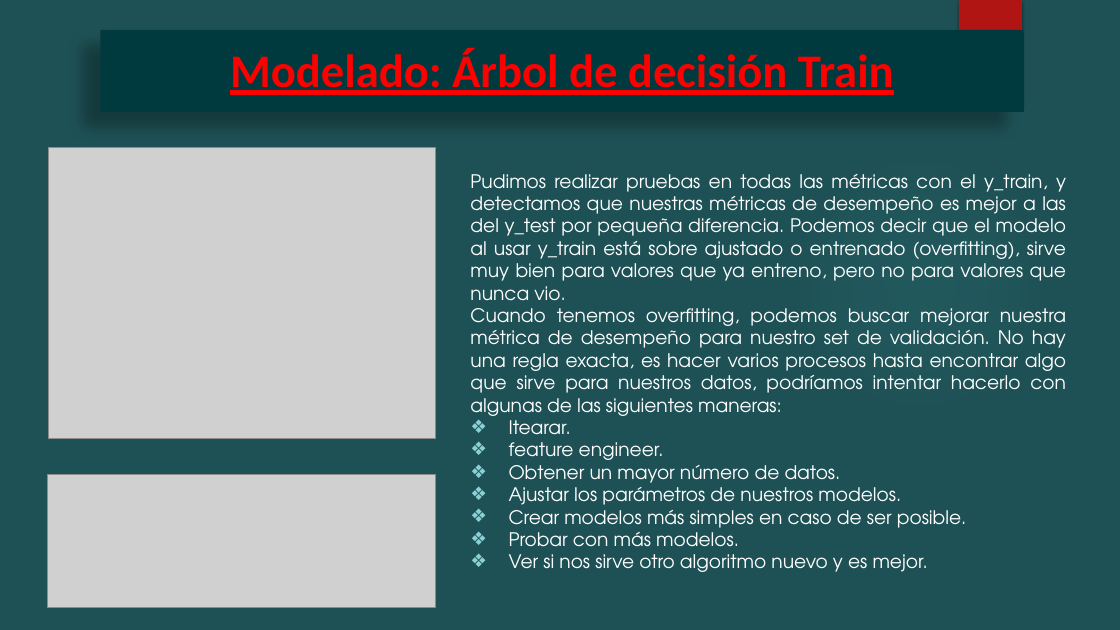
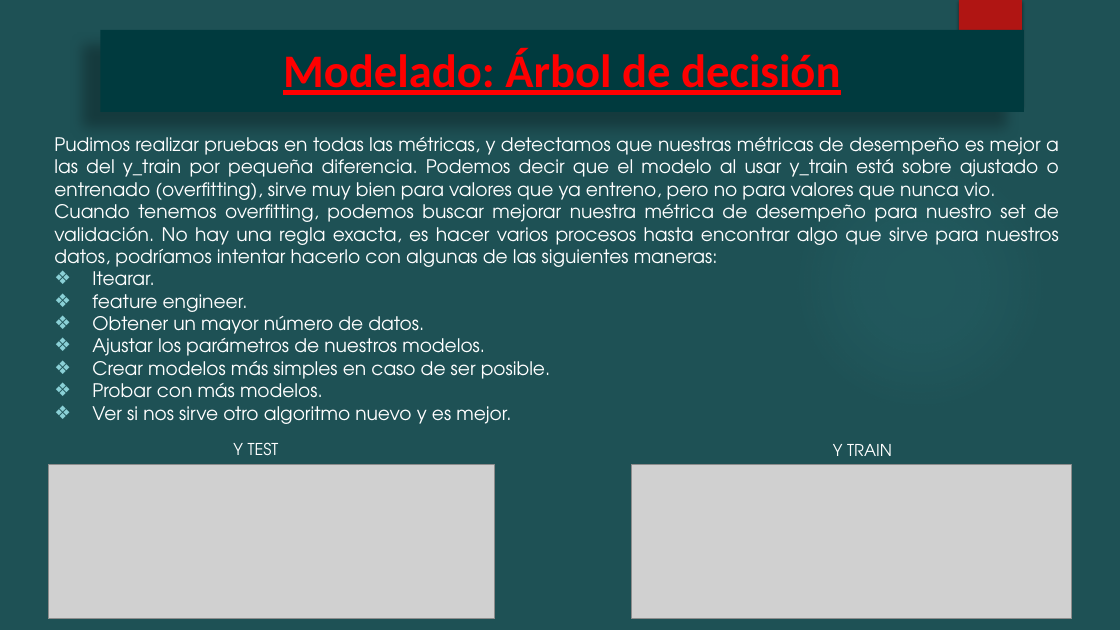
Before and after one commit to Augustobar1991/Proyecto-Coderhouse-Data-Science, a slide deck: slide 23 of Bank/Entrega/Modelado de Prestamos Personales Thera Bank.pptx (slide 21 before the commit). Drawn at 1120x630 pixels with LibreOffice and Linux fonts; fonts in the diff are those of the drawing; grey boxes stand for pictures; background and template pictures are left out. Boxes give left, top, right and bottom in pixels: in the first picture for what was removed or moved away, otherwise in the second. Text is boxed around its words. In the diff, an @@ line names an element or a change of style, - is before the commit and + after.

```diff
--- a/Bank/Entrega/Modelado de Prestamos Personales Thera Bank.pptx
+++ b/Bank/Entrega/Modelado de Prestamos Personales Thera Bank.pptx
@@ title at box(283, 48, 840, 95): text changed @@
-Modelado: Árbol de decisión Train
+Modelado: Árbol de decisión
@@ text "Pudimos realizar pruebas en todas ...": place and size @@
-text "Pudimos realizar pruebas en todas ..." at box(470, 174, 1066, 572)
+text "Pudimos realizar pruebas en todas ..." at box(54, 137, 1059, 424)
@@ picture removed at box(49, 148, 435, 439) @@
@@ text at box(54, 137, 1059, 205): text changed @@
-Pudimos realizar pruebas en todas las métricas con el y_train, y detectamos que nuestras métricas de desempeño es mejor a las del y_test por pequeña diferencia. Podemos decir que el modelo al usar y_train está sobre ajustado o entrenado (overfitting), sirve muy bien para valores que ya entreno, pero no para valores que nunca vio.
+Pudimos realizar pruebas en todas las métricas, y detectamos que nuestras métricas de desempeño es mejor a las del y_train por pequeña diferencia. Podemos decir que el modelo al usar y_train está sobre ajustado o entrenado (overfitting), sirve muy bien para valores que ya entreno, pero no para valores que nunca vio.
@@ text added at box(233, 442, 279, 455), 14 pt, text #FFFFFF @@
+Y TEST
@@ text added at box(833, 444, 892, 456), 14 pt, text #FFFFFF @@
+Y TRAIN
@@ picture: place and size @@
-picture at box(48, 475, 435, 607)
+picture at box(49, 465, 495, 618)
@@ picture added at box(632, 465, 1071, 618) @@
```
Also in this commit, not shown: 9 other slides changed, 15 slides added, 2 other files.
